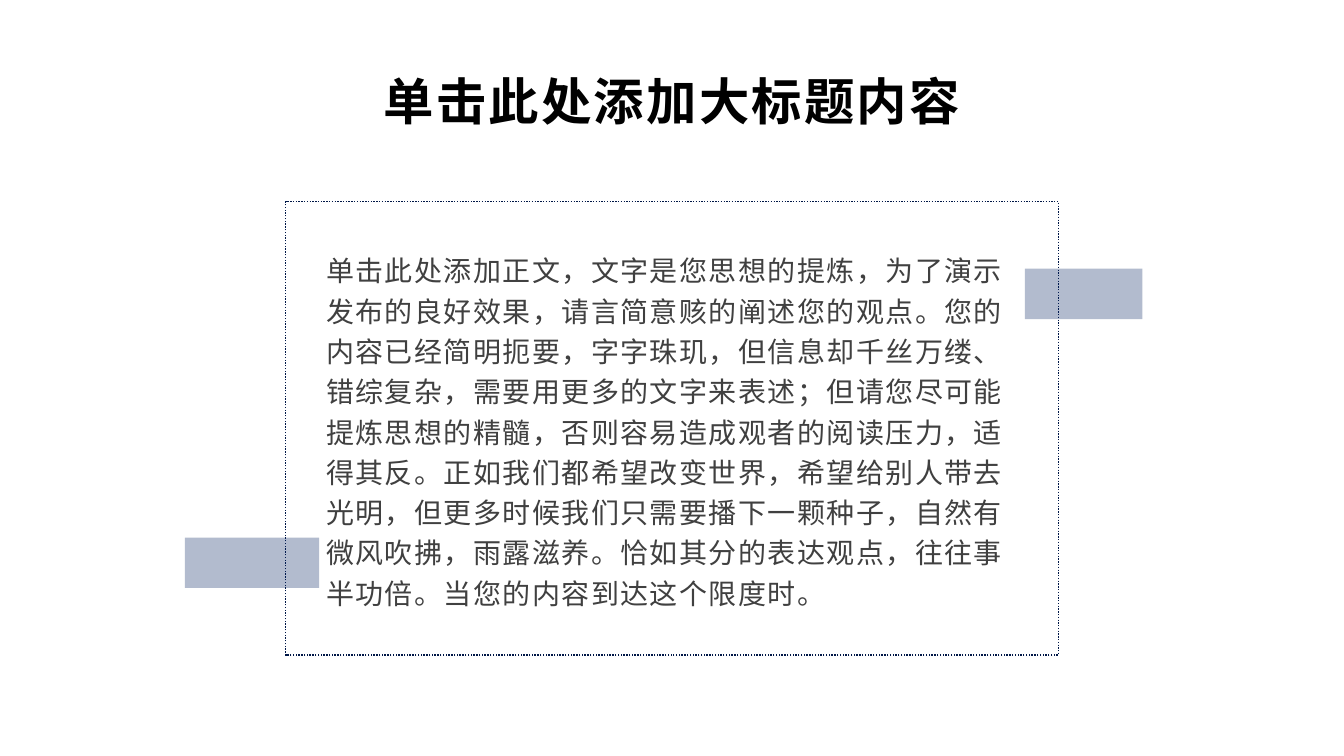
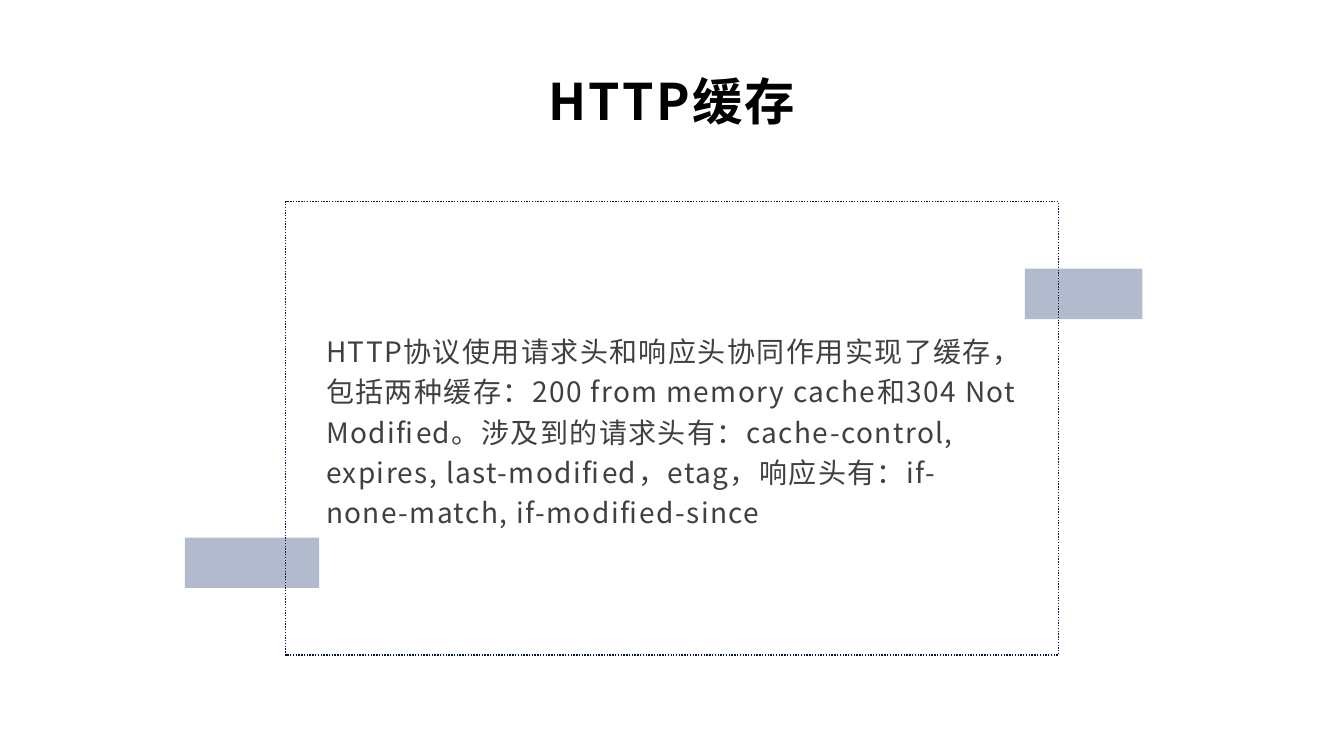
Before and after one commit to scfhao/Notebook, a slide deck: slide 8 of system_logs/iOS开发中的网络请求框架.pptx (slide 9 before the commit). Drawn at 1344x756 pixels with LibreOffice and Linux fonts; fonts in the diff are those of the drawing. Boxes give left, top, right and bottom in pixels: in the first picture for what was removed or moved away, otherwise in the second. Text is boxed around its words. In the diff, an @@ line names an element or a change of style, - is before the commit and + after.

```diff
--- a/system_logs/iOS开发中的网络请求框架.pptx
+++ b/system_logs/iOS开发中的网络请求框架.pptx
@@ text at (549, 77, 796, 125): text changed @@
-单击此处添加大标题内容
+HTTP缓存
@@ text at (326, 338, 1020, 528): text changed @@
-单击此处添加正文，文字是您思想的提炼，为了演示发布的良好效果，请言简意赅的阐述您的观点。您的内容已经简明扼要，字字珠玑，但信息却千丝万缕、错综复杂，需要用更多的文字来表述；但请您尽可能提炼思想的精髓，否则容易造成观者的阅读压力，适得其反。正如我们都希望改变世界，希望给别人带去光明，但更多时候我们只需要播下一颗种子，自然有微风吹拂，雨露滋养。恰如其分的表达观点，往往事半功倍。当您的内容到达这个限度时。
+HTTP协议使用请求头和响应头协同作用实现了缓存，包括两种缓存：200 from memory cache和304 Not Modified。涉及到的请求头有：cache-control, expires, last-modified，etag，响应头有：if-none-match, if-modified-since
```
Also in this commit, not shown: 3 other slides changed, 7 slides added, 4 slides removed.
